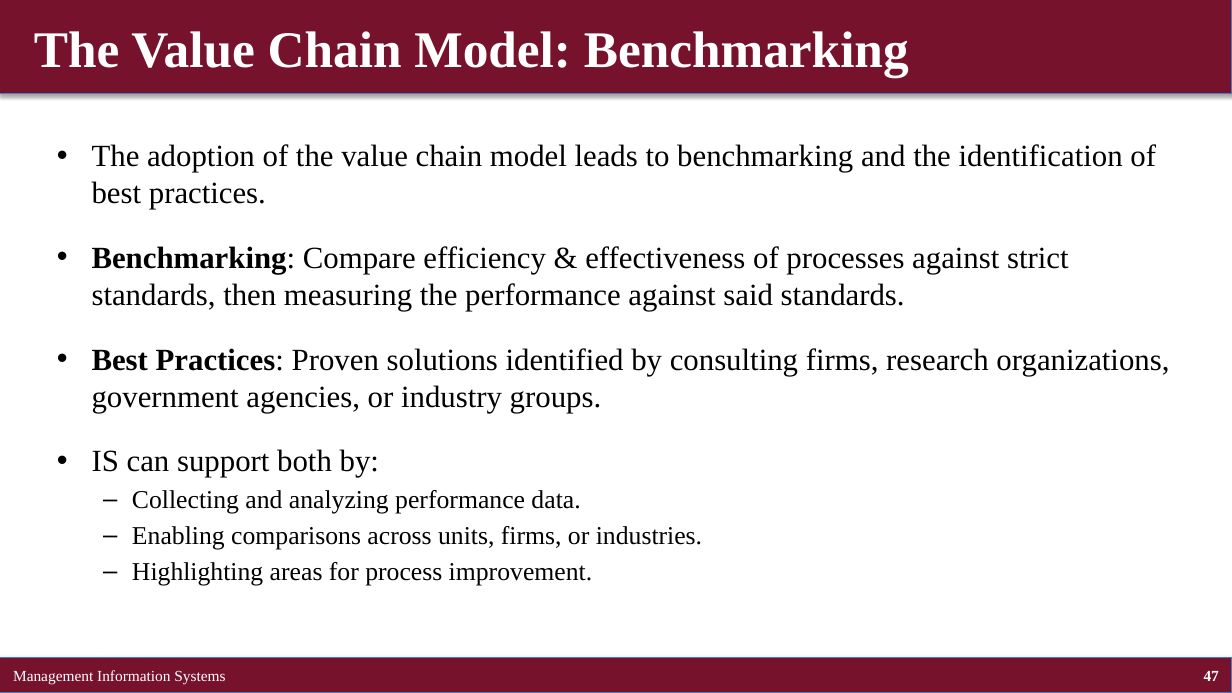
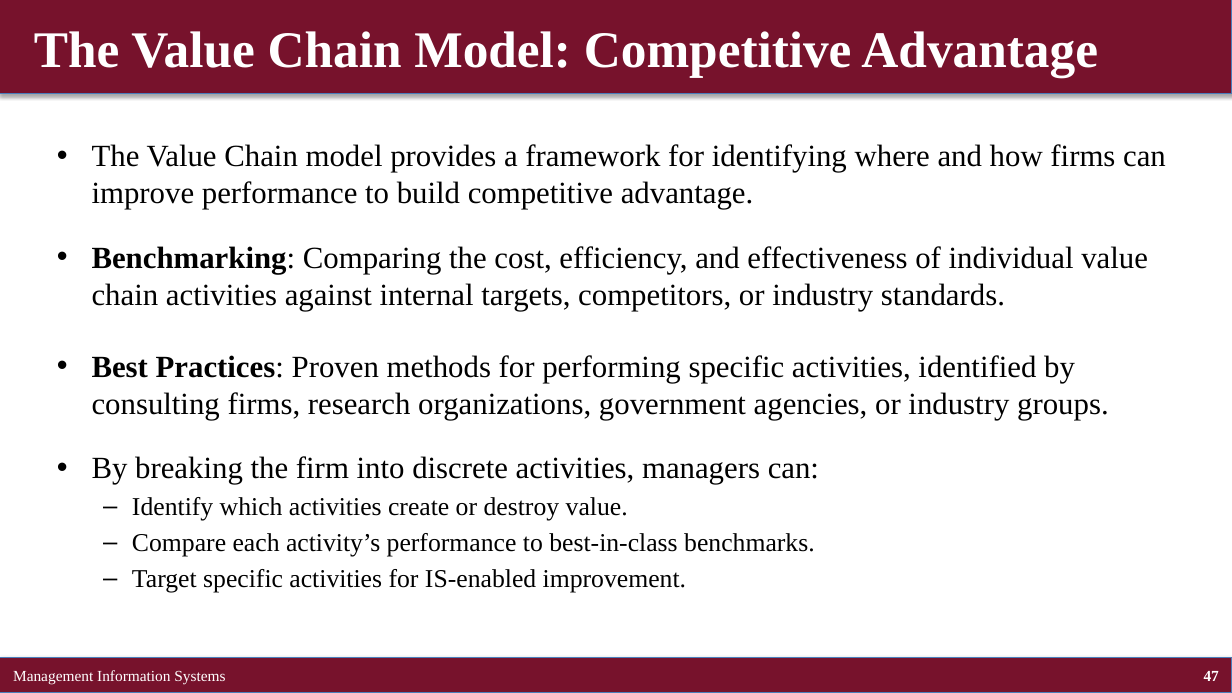
Before and after one commit to brianhwpark/brianhwpark.github.io, a slide deck: slide 47 of files/teaching-resources/concordiacollege-busn-315/busn-315-lecture-note/busn315-ch03.pptx. Drawn at 1232x693 pixels with LibreOffice and Linux fonts; fonts in the diff are those of the drawing. Boxes give left, top, right and bottom in pixels: in the first picture for what was removed or moved away, otherwise in the second. Text is boxed around its words. In the diff, an @@ line names an element or a change of style, - is before the commit and + after.

```diff
--- a/files/teaching-resources/concordiacollege-busn-315/busn-315-lecture-note/busn315-ch03.pptx
+++ b/files/teaching-resources/concordiacollege-busn-315/busn-315-lecture-note/busn315-ch03.pptx
@@ title at (x1=34, y1=31, x2=1098, y2=77): text changed @@
-The Value Chain Model: Benchmarking
+The Value Chain Model: Competitive Advantage
@@ text at (x1=92, y1=144, x2=1166, y2=593): text changed @@
-• The adoption of the value chain model leads to benchmarking and the identification of best practices.
-• Benchmarking: Compare efficiency & effectiveness of processes against strict standards, then measuring the performance against said standards.
-• Best Practices: Proven solutions identified by consulting firms, research organizations, government agencies, or industry groups.
-• IS can support both by:
-  – Collecting and analyzing performance data.
-  – Enabling comparisons across units, firms, or industries.
-  – Highlighting areas for process improvement.
+• The Value Chain model provides a framework for identifying where and how firms can improve performance to build competitive advantage.
+• Benchmarking: Comparing the cost, efficiency, and effectiveness of individual value chain activities against internal targets, competitors, or industry standards.
+• Best Practices: Proven methods for performing specific activities, identified by consulting firms, research organizations, government agencies, or industry groups.
+• By breaking the firm into discrete activities, managers can:
+  – Identify which activities create or destroy value.
+  – Compare each activity’s performance to best-in-class benchmarks.
+  – Target specific activities for IS-enabled improvement.
```
Also in this commit, not shown: 46 other slides changed, 5 slides added, 5 slides removed, 8 other files.
